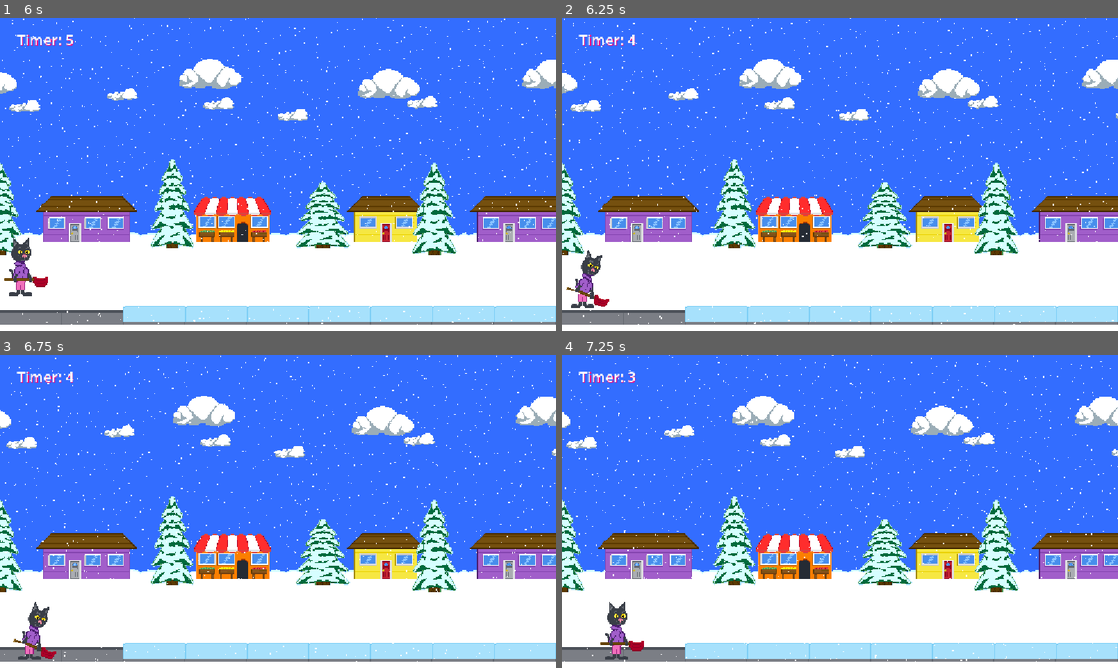
Above: before the commit, frames 1-4 (two rows, left to right).
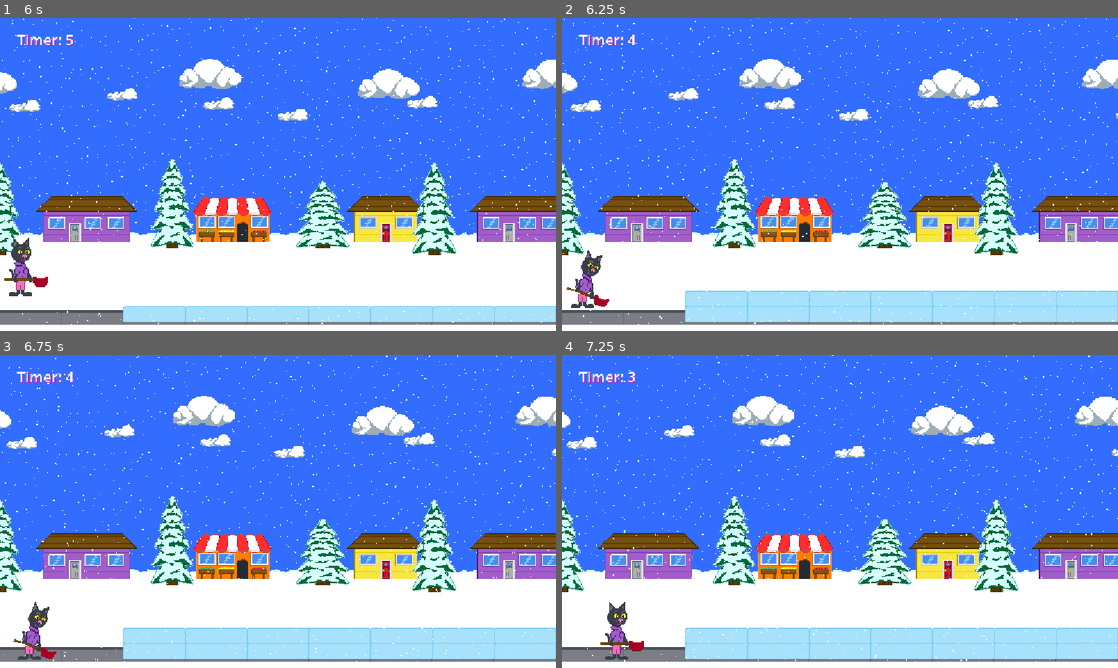
Above: after the commit, the same moments.

Repository: gainax2k1/let-it-snow
Game: Godot game, scene res://Scenes/title.tscn
Two runs of this game, one before a commit and one after it. Both use one fixed random seed, a clock stepped at 60 frames per second and the inputs below.
Inputs (mouse positions are in pixels of both pictures, inside the frame that each line leads up to):
- Up to frame 1 (6 s): click "Start" at 0.5 s; move the mouse to (400, 158) at 1.27 s; hold Right (ui_right) 1.28-2.03 s; tap Space (ui_select) at 1.52, 2.27, 3.77, 4.52, 5.27 s; move the mouse to (166, 190) at 2.02 s; hold Down (ui_down) 2.03-2.78 s; move the mouse to (333, 105) at 2.77 s; hold Right (ui_right) 2.78-3.53 s; move the mouse to (250, 237) at 3.52 s; hold Up (ui_up) 3.53-4.28 s; move the mouse to (444, 221) at 4.27 s; hold Left (ui_left) 4.28-5.78 s; move the mouse to (111, 127) at 5.02 s; move the mouse to (305, 174) at 5.77 s; hold Down (ui_down) from 5.78 s (still down)
- Up to frame 2 (6.25 s): keep holding Down (ui_down)
- Up to frame 3 (6.75 s): move the mouse to (194, 433) at 6.52 s; release Down (ui_down) at 6.53 s; hold Right (ui_right) from 6.53 s (still down)
- Up to frame 4 (7.25 s): keep holding Right (ui_right); tap Space (ui_select) at 6.77 s

Frame 1 is identical in both runs. In frame 2, 3.8% of the frame differs, in the area x 22-100%, y 87-93%; in frame 3, 3.8%; in frame 4, 3.8%.

Commit message:
adjusting game balance

Diff:
--- a/Scripts/HeroCat.gd
+++ b/Scripts/HeroCat.gd
@@ -26,9 +26,6 @@
 
 	var move_vector: Vector2 = Input.get_vector("ui_left", "ui_right", "ui_up", "ui_down")
 
-	#print("move_vector: ", move_vector )
-	#print("movehero: ", position)
-
 	velocity = move_vector * SPEED
 
 	'''
--- a/Scripts/snow_block.gd
+++ b/Scripts/snow_block.gd
@@ -39,7 +39,7 @@
 	%SnowUnit.frame = frame_number
 
 
-func add_snow_hp(amount:int = 1) -> void: ## increases snowhp by (int), default 1
+func add_snow_hp(amount:int = 2) -> void: ## increases snowhp by (int), default 1
 	print("add_snow_hp: ", amount)
 	snowHP += amount
 
--- a/project_time_tracker.json
+++ b/project_time_tracker.json
@@ -1,7 +1,7 @@
 {
-  "2D": 8471.031,
+  "2D": 8481.877,
   "AFK": 7543.059,
   "Asset Store": 4.559,
   "Game": 1789.403,
-  "Script": 8332.226
+  "Script": 8380.274
 }
